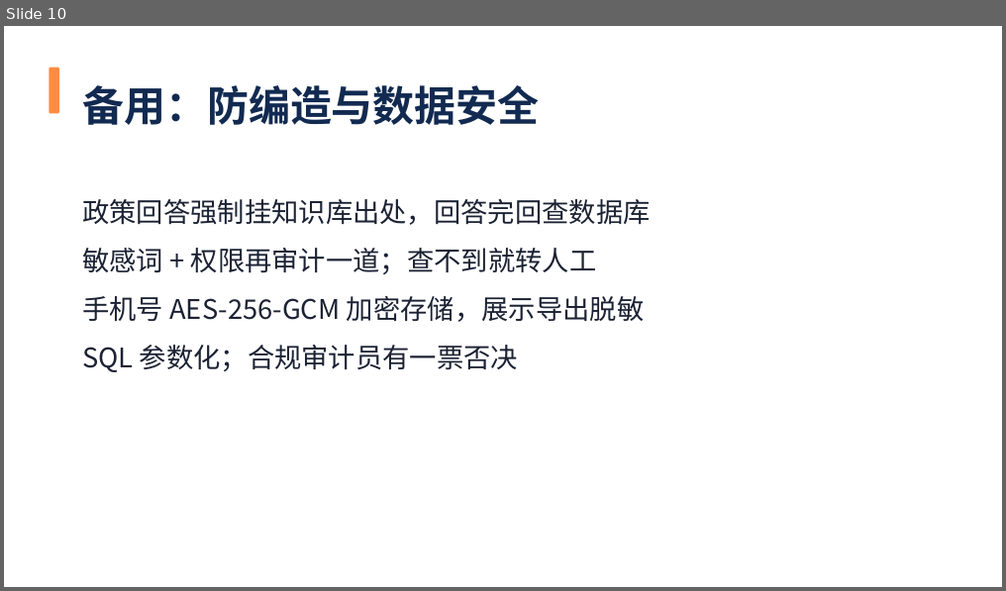
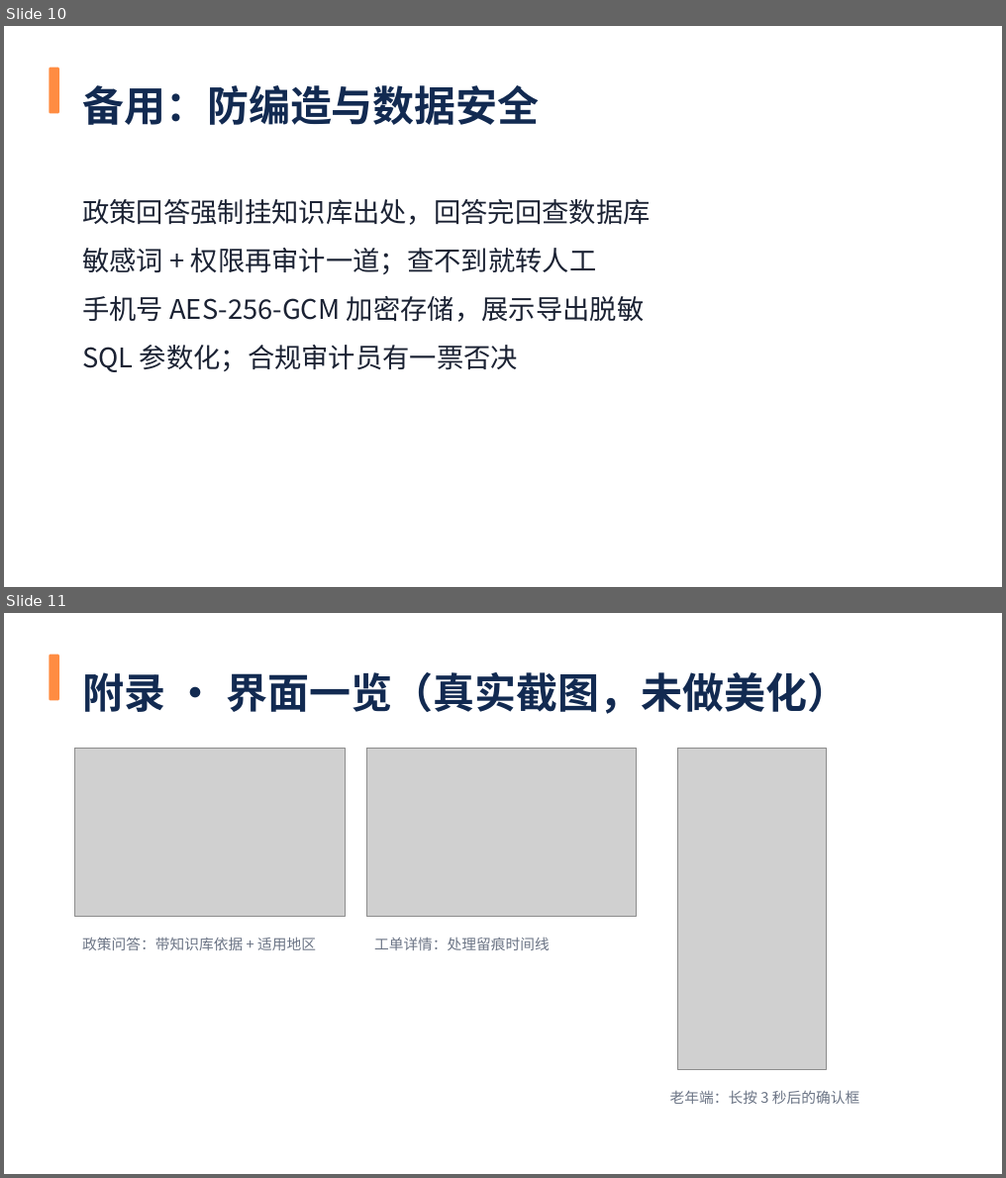
Before and after one commit to woshuofengsu/campus-insight-agent, a slide deck: docs/competition/9月22日路演-社区先知.pptx. Shown one above the other, each under a label of ours: slide 10 before the commit, slides 10 and 11 after it. The pictures are 1006x591 and 1006x1178 pixels, drawn with LibreOffice and Linux fonts; fonts in the diff are those of the drawing; grey boxes stand for pictures. Boxes give left, top, right and bottom in pixels: in the first picture for what was removed or moved away, otherwise in the second. Text is boxed around its words. In the diff, an @@ line names an element or a change of style, - is before the commit and + after.

```diff
--- a/docs/competition/9月22日路演-社区先知.pptx
+++ b/docs/competition/9月22日路演-社区先知.pptx
@@ slide 11 added at [4, 613, 1002, 1174], background #FFFFFF @@
@@ rounded rectangle added at [49, 655, 59, 700], fill #FF8C42 @@
@@ text added at [82, 672, 848, 714], 40 pt, text #122A51, bold @@
+附录 · 界面一览（真实截图，未做美化）
@@ picture added at [75, 748, 345, 916] @@
@@ picture added at [367, 748, 637, 916] @@
@@ picture added at [678, 748, 827, 1069] @@
@@ text added at [82, 937, 316, 951], 14 pt, text #6B7485 @@
+政策问答：带知识库依据 + 适用地区
@@ text added at [374, 938, 549, 951], 14 pt, text #6B7485 @@
+工单详情：处理留痕时间线
@@ text added at [670, 1090, 859, 1104], 14 pt, text #6B7485 @@
+老年端：长按 3 秒后的确认框
```
Also in this commit, not shown: 1 slide changed, 1 other slide added, 1 other file.
